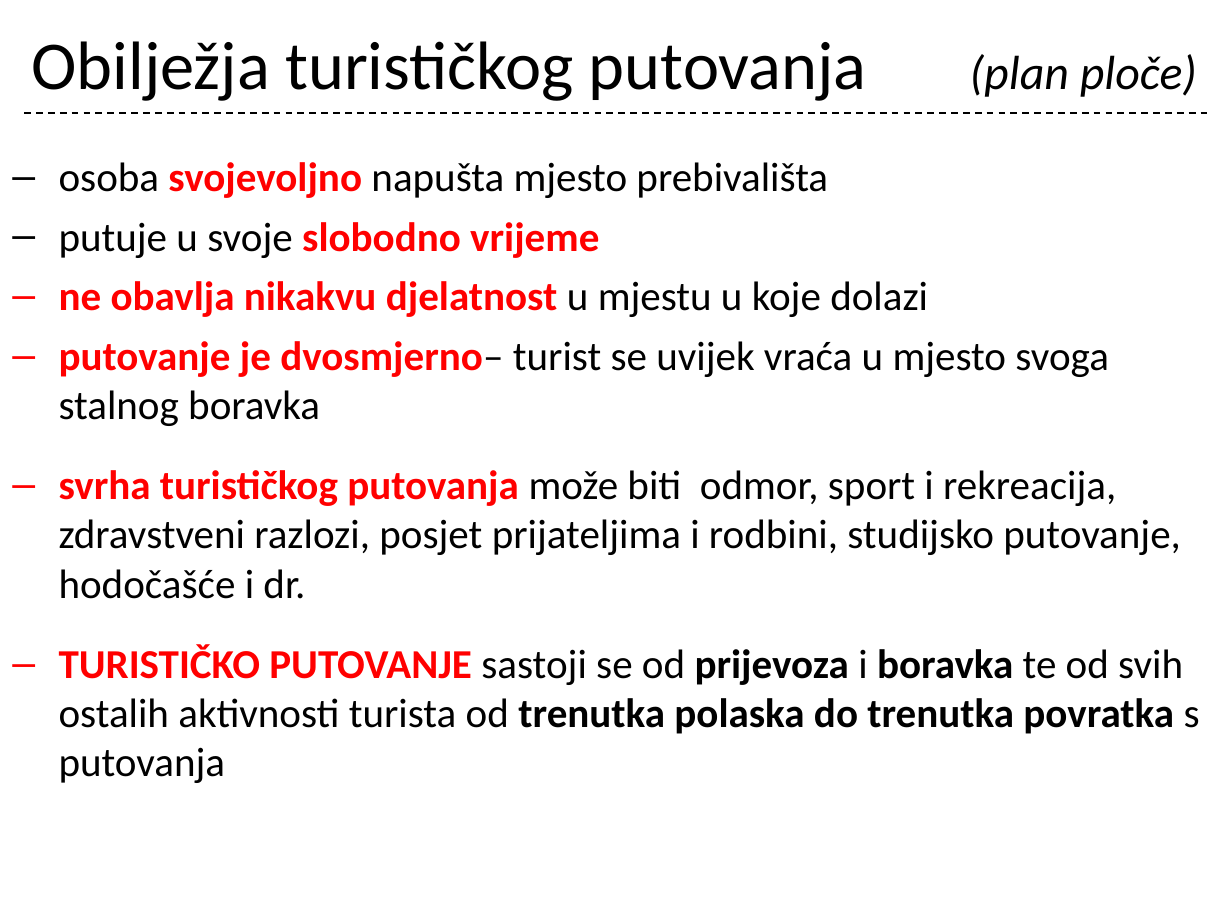
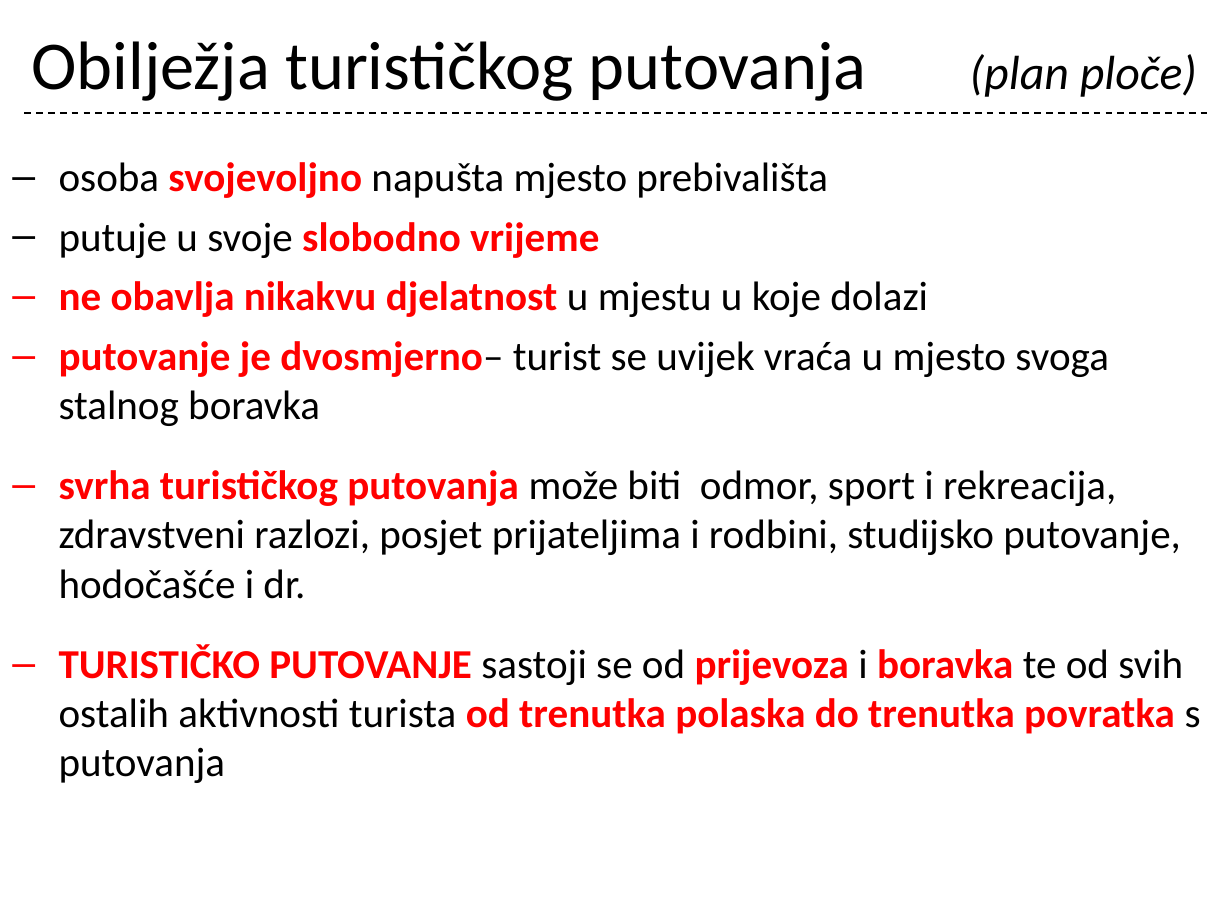
Before and after one commit to cornx/print, a slide deck: slide 15 of data/prezentacije/osnove_turizma/001_Turizam_uvod.pptx (slide 14 before the commit). Drawn at 1232x924 pixels with LibreOffice and Linux fonts; fonts in the diff are those of the drawing. Boxes give left, top, right and bottom in pixels: in the first picture for what was removed or moved away, otherwise in the second. Text is boxed around its words. In the diff, an @@ line names an element or a change of style, - is before the commit and + after.

```diff
--- a/data/prezentacije/osnove_turizma/001_Turizam_uvod.pptx
+++ b/data/prezentacije/osnove_turizma/001_Turizam_uvod.pptx
@@ text at [59,644,1201,783]: text colour #000000 to #FF0000 in "prijevoza boravka od trenutka polaska do trenutka ..."; bold on in "od" @@
```
Also in this commit, not shown: 8 other slides changed, 2 slides added.
